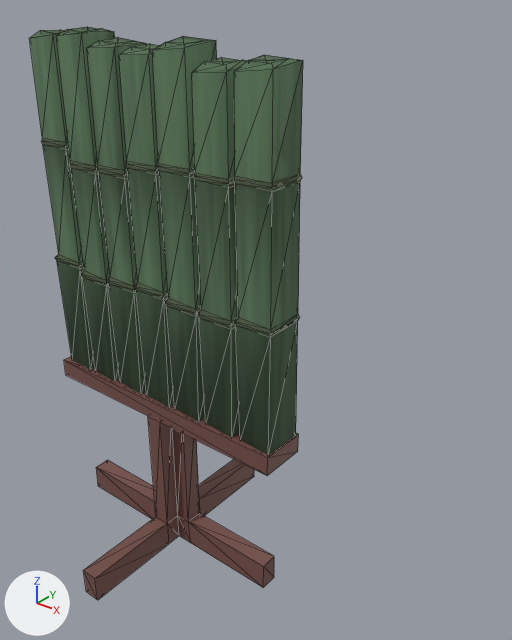
An edit to the glTF model assets/obstacles/bamboo_mid_7.glb, drawn before and after from the same camera.
Before and after are seen from a 50 mm camera at (2.3, -2.17, 1.92) aimed at (-0.13, 0.86, 0.04). Lighting does not change. The marker at lower left points along +X, +Y and +Z. Mesh edges are drawn as thin lines. Vertices at the same position are counted once.

Objects in the first picture: 'Obstacle', 'Stand'.
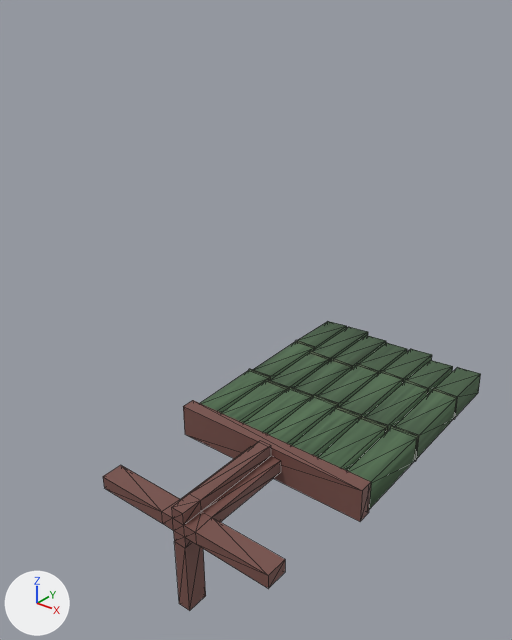
ob_model7 is not drawn itself; it is the parent of ob_obstacle, ob_stand.

The change in detail:
me_cube_001 has 60 vertices, 112 faces and spans x -0.723..0.723, y -0.631..0.631, z -0.004..0.894.
me_cube_001 is used by ob_stand; location (0.0, 0.0, 0.0).
Verts and faces of me_cube_001; kept vertices keep their numbers, new ones are numbered from 60.
Before the commit, vertices of me_cube_001: 20 (-0.044, -0.631, -0.004) at pixel (86, 591), 21 (0.044, -0.631, -0.004) at pixel (97, 600), 22 (0.044, -0.631, 0.142) at pixel (94, 578), 23 (-0.044, -0.631, 0.142) at pixel (83, 570), 28 (-0.044, -0.128, -0.004).
Before the commit, vertices of me_cube_001: 29 (-0.044, -0.128, 0.142) at pixel (155, 516), 30 (0.044, -0.128, 0.142) at pixel (167, 523), 31 (0.044, -0.128, -0.004) at pixel (168, 544).
Part 1, on me_cube_001:
Vertices deleted: 20 to 23 (with the faces that use them).
New faces: (28, 30, 29), (28, 31, 30).
Object 'Model7' (ob_model7) turns from (0, 0, 0) to (-89, 0, 0) degrees about x, y and z.

Changed parts and their boxes [x1, y1, x2, y2] in the pictures (512 x 640 px):
'Obstacle', turned: before [30, 27, 303, 455]; after [200, 321, 481, 509]
'Stand', reshaped, turned: before [64, 357, 298, 600]; after [103, 400, 371, 611]
part 1 of me_cube_001, cut back: before [83, 517, 169, 600]; after [172, 494, 200, 514]
